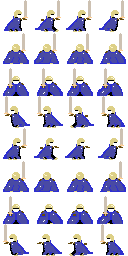
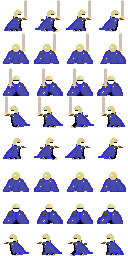
Layers edited between the first and the second 128px x 256px image:
pixels changed over [3, 128, 124, 243] (layer not identified)